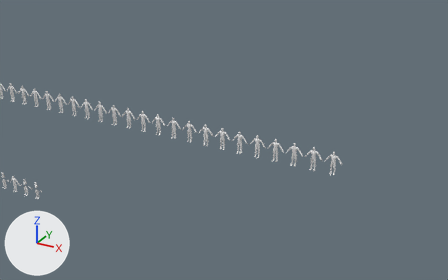
The Blender file Attires_Modular/Attires_ALL.blend as it was, and as the next commit left it.
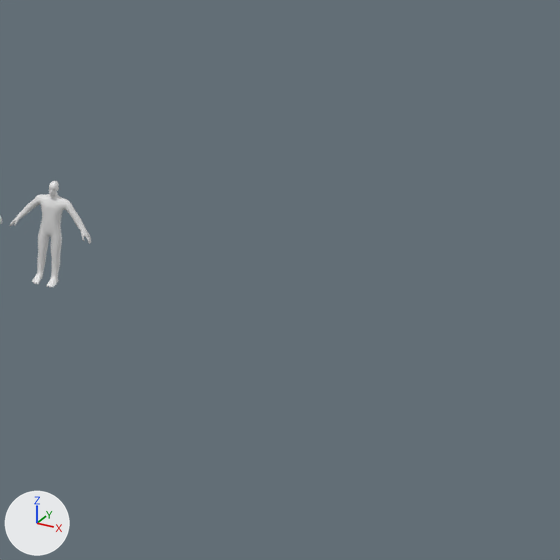
There are two pictures of each version: one whole from a 50 mm lens placed at (70.9, -38.7, 46.1), pointed at (52.1, -4.5, 29.0), one close up on the part from 72% to 100% of the width and 40% to 85% of the height. Every picture has the same lights, and +X, +Y and +Z are marked at lower left. The last two pictures show the newer version.

The first close-up shows 'PlayerModel.132'.
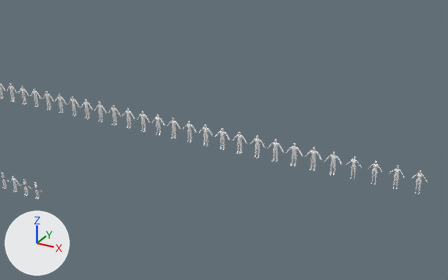
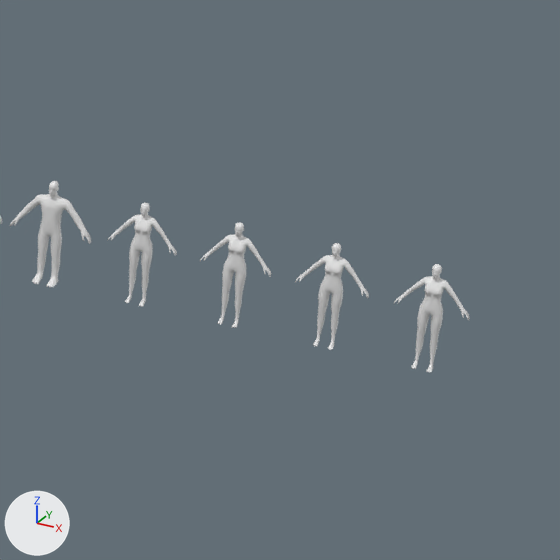
What the commit changed:
Mesh me_body_female_clothes_normal is new.
It has 933 vertices, 1538 faces and spans x -0.56..0.56, y -0.16..0.12, z 0.0..1.72.
It uses material mat_pitch_black (white #e7e7e7).
Object 'FemaleModel.003' (ob_femalemodel_003) is new; it shows me_body_female_clothes_normal.
Its location is (64.5, 0.0, 26.0).
Object 'FemaleModel.002' (ob_femalemodel_002) is new; it shows me_body_female_clothes_normal.
Its location is (63.0, 0.0, 26.0).
Object 'FemaleModel.001' (ob_femalemodel_001) is new; it shows me_body_female_clothes_normal.
Its location is (61.5, 0.0, 26.0).
Object 'FemaleModel' (ob_femalemodel) is new; it shows me_body_female_clothes_normal.
Its location is (60.0, 0.0, 26.0).

Location of each change, (x1, y1, x2, y2) in pixels of the close-ups (560 x 560 px):
'FemaleModel.003', added
    after: (393, 264, 470, 372)
'FemaleModel.002', added
    after: (295, 243, 369, 350)
'FemaleModel.001', added
    after: (200, 222, 271, 328)
'FemaleModel', added
    after: (107, 203, 177, 307)
